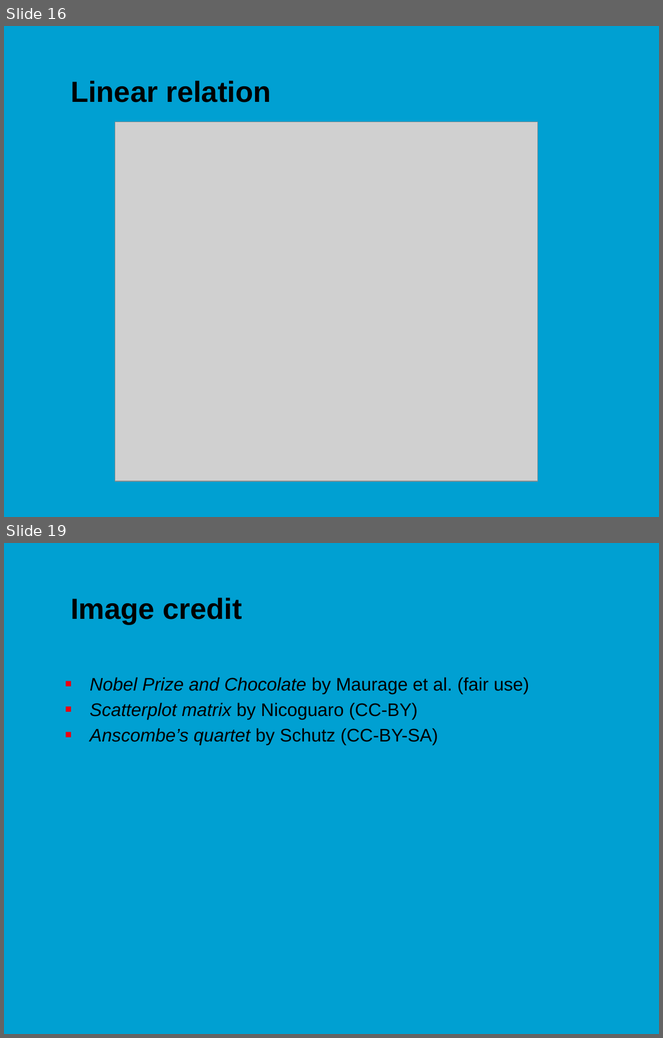
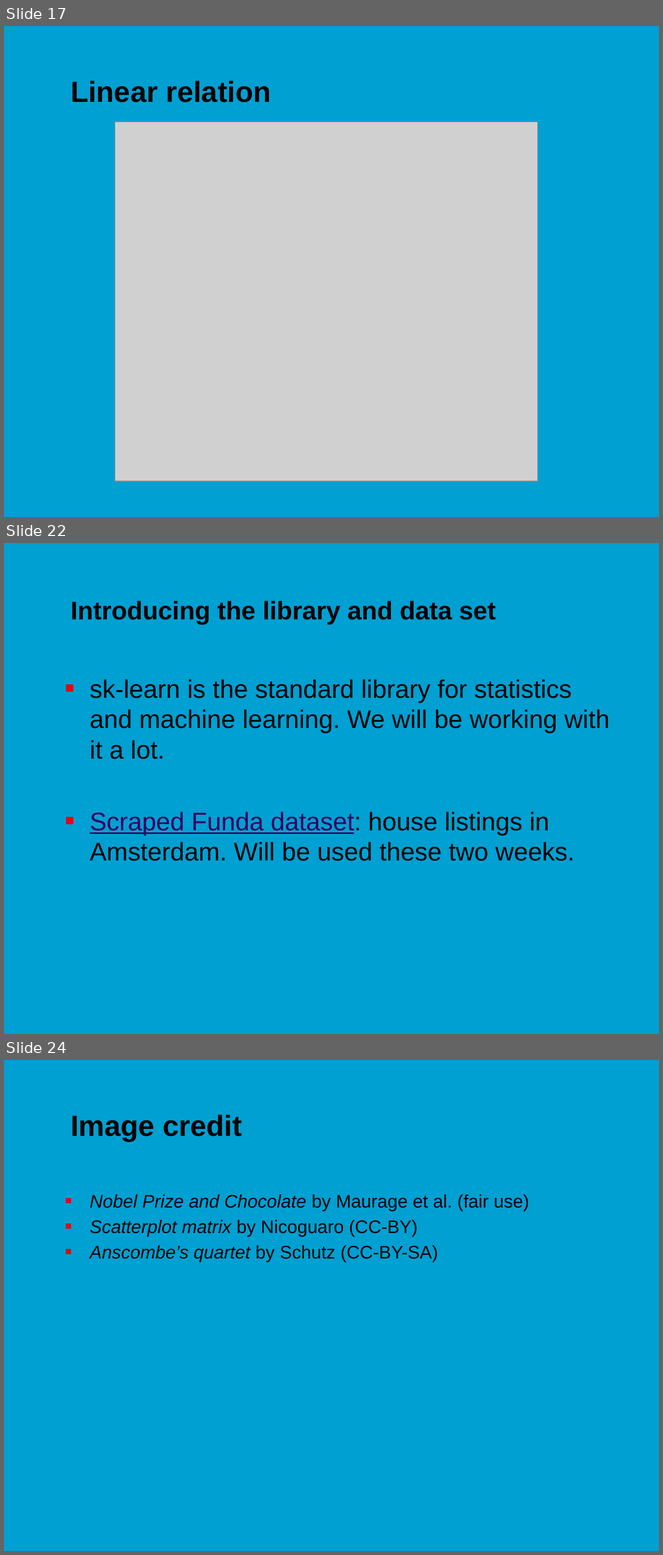
Before and after one commit to jonasmoons/data-driven-learning, a slide deck: slides/ddl-w5l1.pptx. Shown one above the other, each under a label of ours: slides 16 and 19 before the commit, slides 17, 22 and 24 after it; the slides between them are not shown. The pictures are 663x1038 and 663x1555 pixels, drawn with LibreOffice and Linux fonts; fonts in the diff are those of the drawing; grey boxes stand for pictures; background and template pictures are left out. Boxes give left, top, right and bottom in pixels: in the first picture for what was removed or moved away, otherwise in the second. Text is boxed around its words. In the diff, an @@ line names an element or a change of style, - is before the commit and + after.

```diff
--- a/slides/ddl-w5l1.pptx
+++ b/slides/ddl-w5l1.pptx
@@ slide 22 added at bbox=[4, 543, 659, 1034], background picture (left out) @@
@@ title added at bbox=[71, 601, 496, 625], 28 pt, text #000000, bold @@
+Introducing the library and data set
@@ text added at bbox=[90, 679, 610, 861], 28 pt, text #000000 @@
+■ sk-learn is the standard library for statistics and machine learning. We will be working with it a lot.
+■ Scraped Funda dataset: house listings in Amsterdam. Will be used these two weeks.
@@ what was slide 16 is now slide 17 @@
@@ what was slide 19 is now slide 24 @@
```
Also in this commit, not shown: 7 slides changed, 6 other slides added, 2 slides removed.
